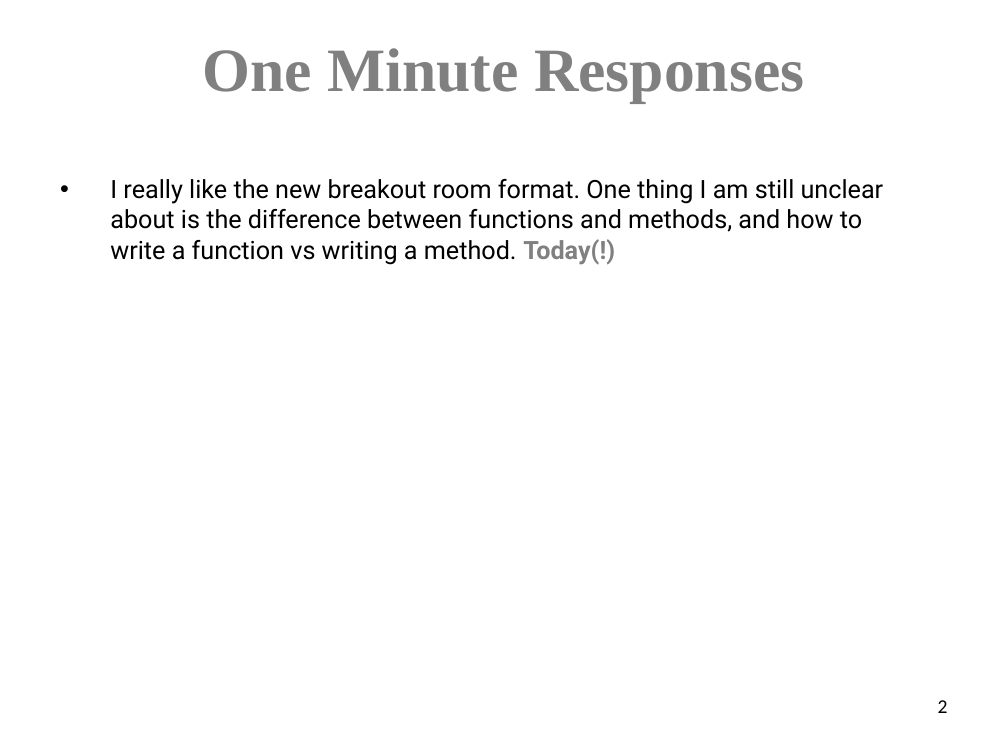
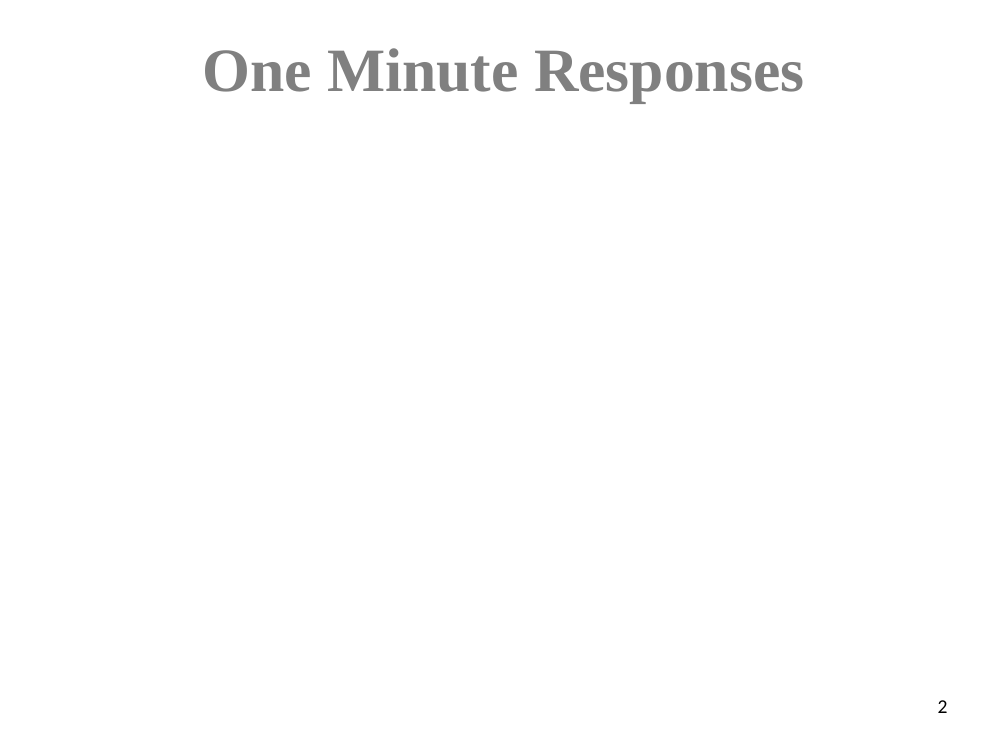
Before and after one commit to beliveau-lab/gen559, a slide deck: slide 2 of slides/BJB_6_NumPy.pptx. Drawn at 1008x756 pixels with LibreOffice and Linux fonts; fonts in the diff are those of the drawing. Boxes give left, top, right and bottom in pixels: in the first picture for what was removed or moved away, otherwise in the second. Text is boxed around its words. In the diff, an @@ line names an element or a change of style, - is before the commit and + after.

```diff
--- a/slides/BJB_6_NumPy.pptx
+++ b/slides/BJB_6_NumPy.pptx
@@ text removed at box(110, 179, 884, 265) @@
-• I really like the new breakout room format. One thing I am still unclear about is the difference between functions and methods, and how to write a function vs writing a method. Today(!)
```
